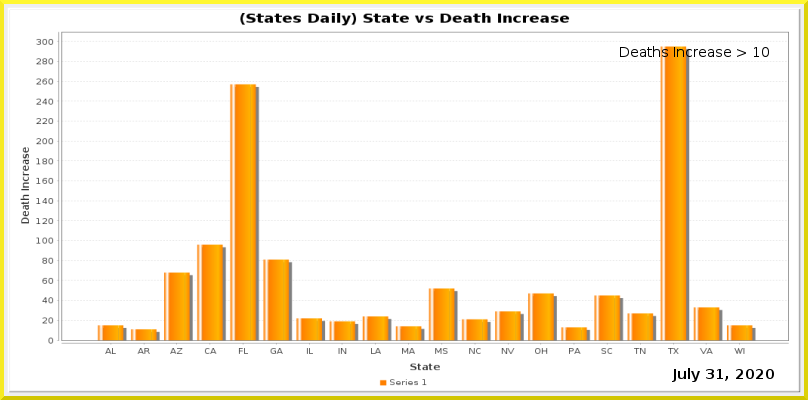
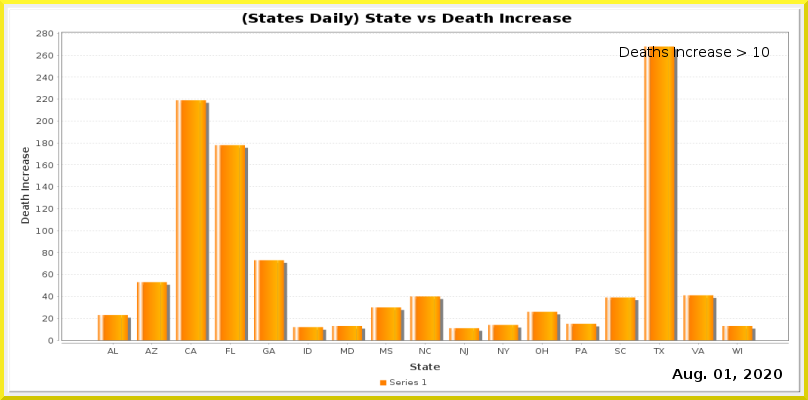
The second 808×400 image is a revision of the first. Changes to its layers:
painted on "Current Date" over [672,368,782,382]
painted on "Date_vs_TestIncrease.png" over [36,12,789,356]
